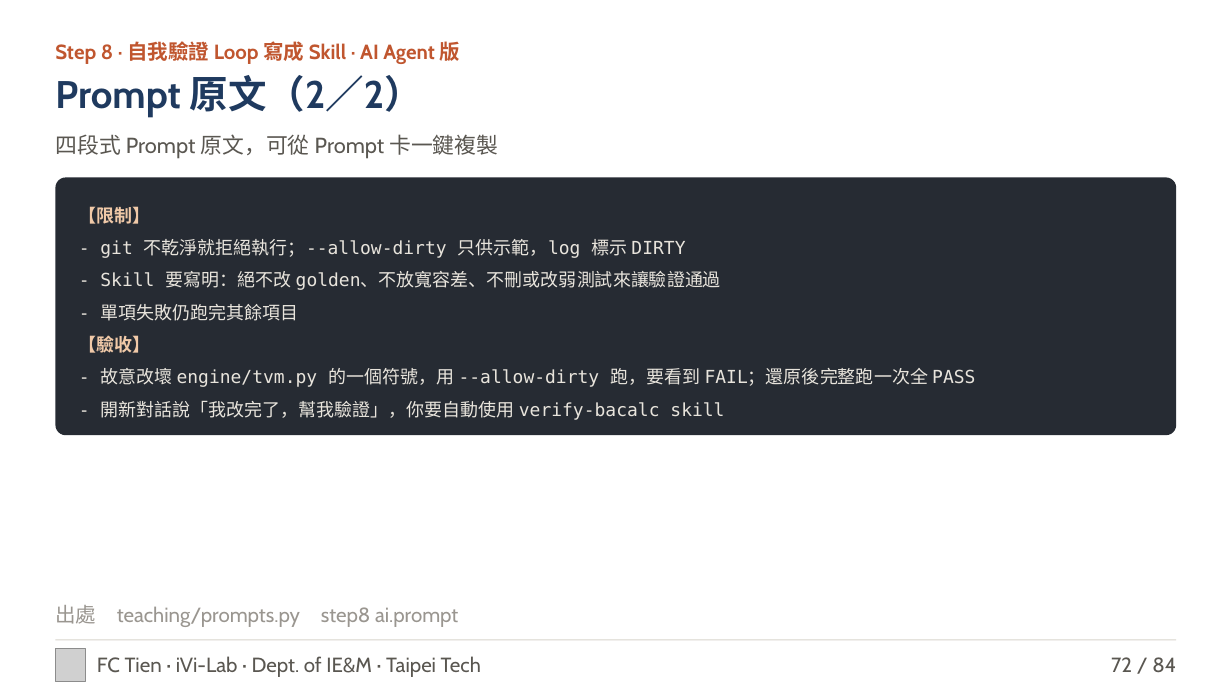
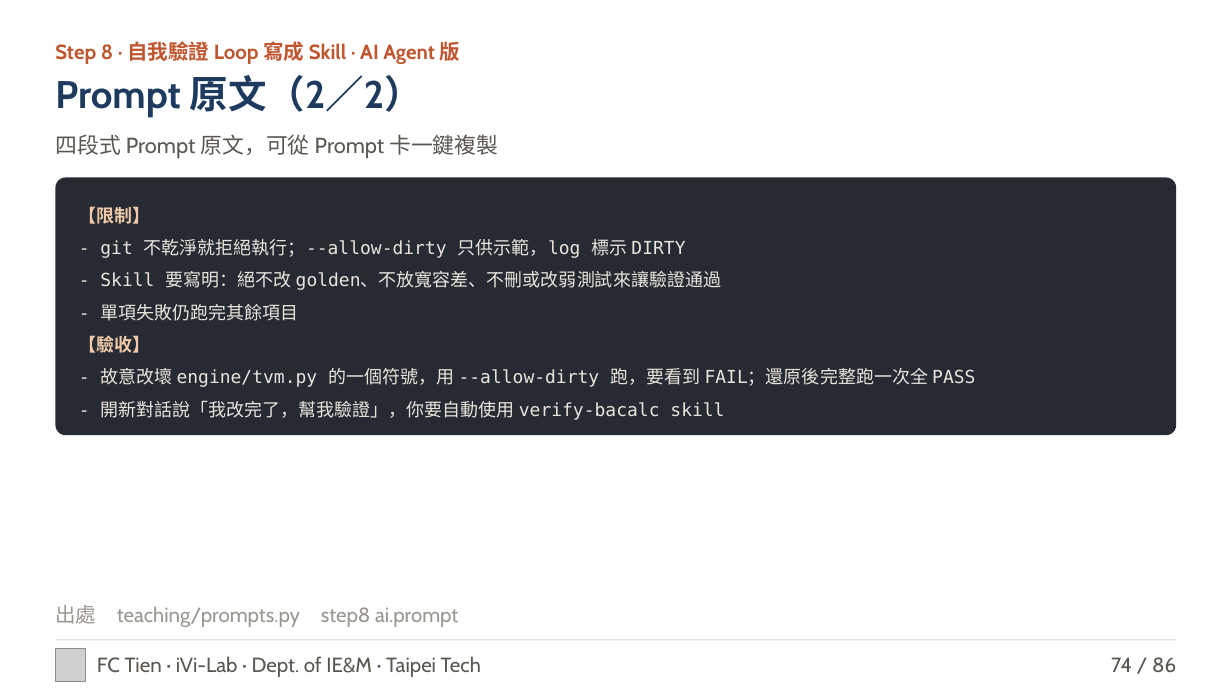
Before and after one commit to fctien/Statistics-Accouting-Calculator, a slide deck: slide 74 of teaching/out/BACalc_AI_講稿.pptx (slide 72 before the commit). Drawn at 1232x693 pixels with LibreOffice and Linux fonts; fonts in the diff are those of the drawing; grey boxes stand for pictures. Boxes give left, top, right and bottom in pixels: in the first picture for what was removed or moved away, otherwise in the second. Text is boxed around its words. In the diff, an @@ line names an element or a change of style, - is before the commit and + after.

```diff
--- a/teaching/out/BACalc_AI_講稿.pptx
+++ b/teaching/out/BACalc_AI_講稿.pptx
@@ text at box(1111, 657, 1176, 673): text changed @@
-72 / 84
+74 / 86
```
Also in this commit, not shown: 82 other slides changed, 2 slides added, 18 other files.
